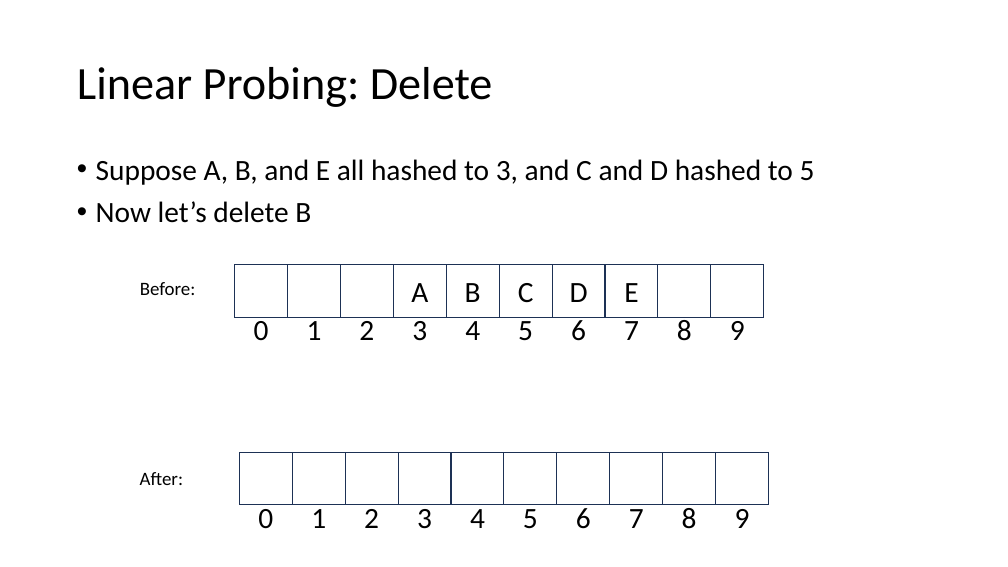
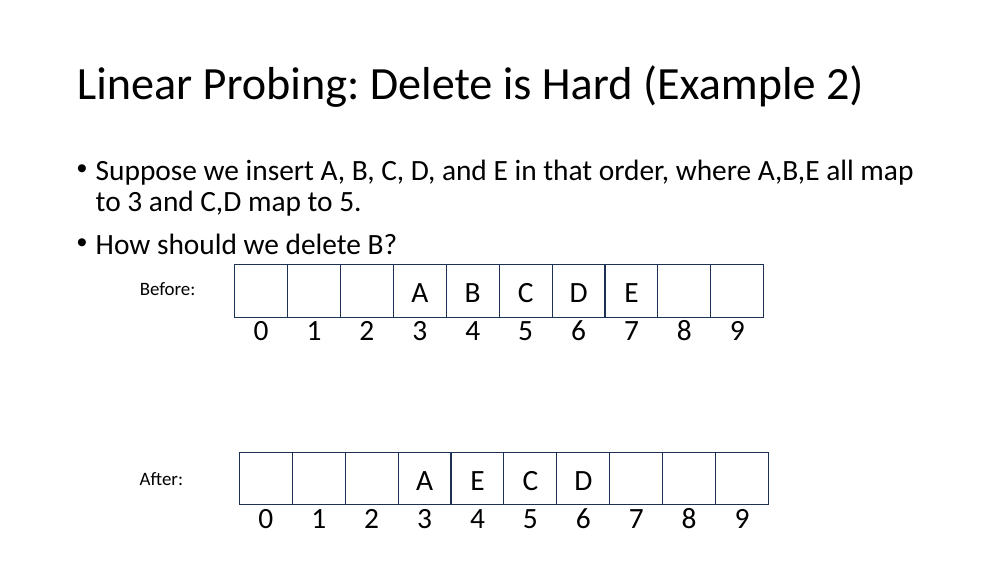
Before and after one commit to natebrunelle/cse332, a slide deck: slide 25 of markdown/files/slides/lecture11_hashtables2.pptx. Drawn at 1008x567 pixels with LibreOffice and Linux fonts; fonts in the diff are those of the drawing. Boxes give left, top, right and bottom in pixels: in the first picture for what was removed or moved away, otherwise in the second. Text is boxed around its words. In the diff, an @@ line names an element or a change of style, - is before the commit and + after.

```diff
--- a/markdown/files/slides/lecture11_hashtables2.pptx
+++ b/markdown/files/slides/lecture11_hashtables2.pptx
@@ title at [77, 65, 863, 107]: text changed @@
-Linear Probing: Delete
+Linear Probing: Delete is Hard (Example 2)
@@ text at [96, 159, 913, 255]: text changed @@
-• Suppose A, B, and E all hashed to 3, and C and D hashed to 5
-• Now let’s delete B
+• Suppose we insert A, B, C, D, and E in that order, where A,B,E all map to 3 and C,D map to 5.
+• How should we delete B?
@@ text in rectangle at [416, 471, 433, 490]: text added @@
+A
@@ text in rectangle at [470, 471, 484, 490]: text added @@
+E
@@ text in rectangle at [523, 471, 539, 491]: text added @@
+C
@@ text in rectangle at [574, 471, 592, 490]: text added @@
+D
```
Also in this commit, not shown: 3 other slides changed, 2 slides added, 4 other files.
